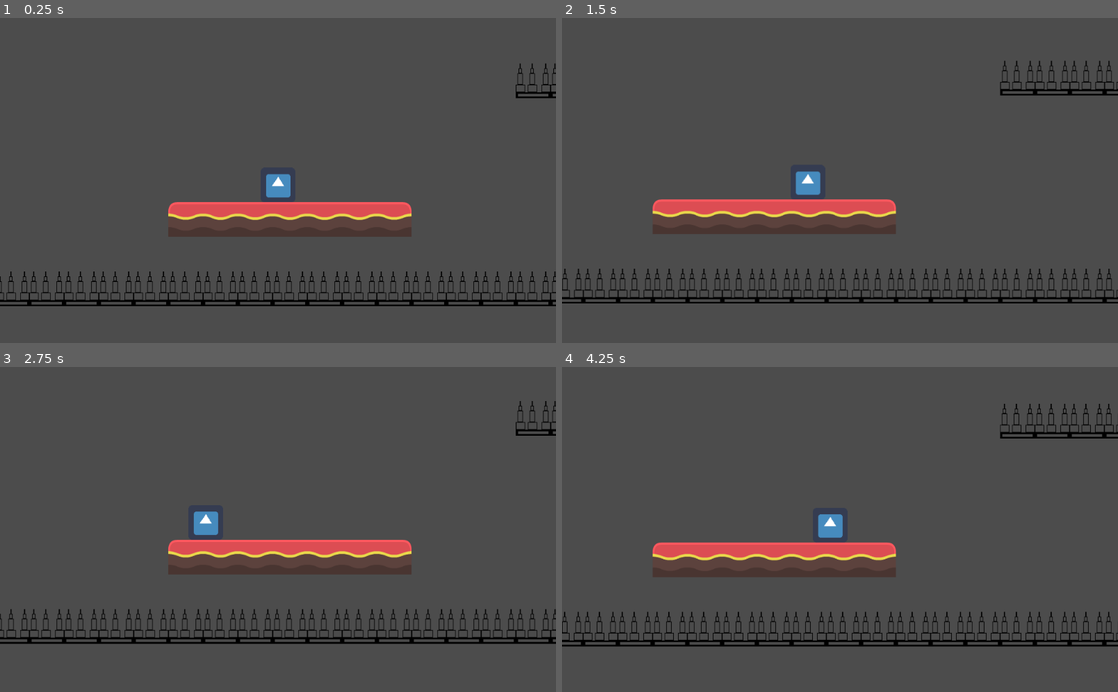
Above: before the commit, frames 1-4 (two rows, left to right).
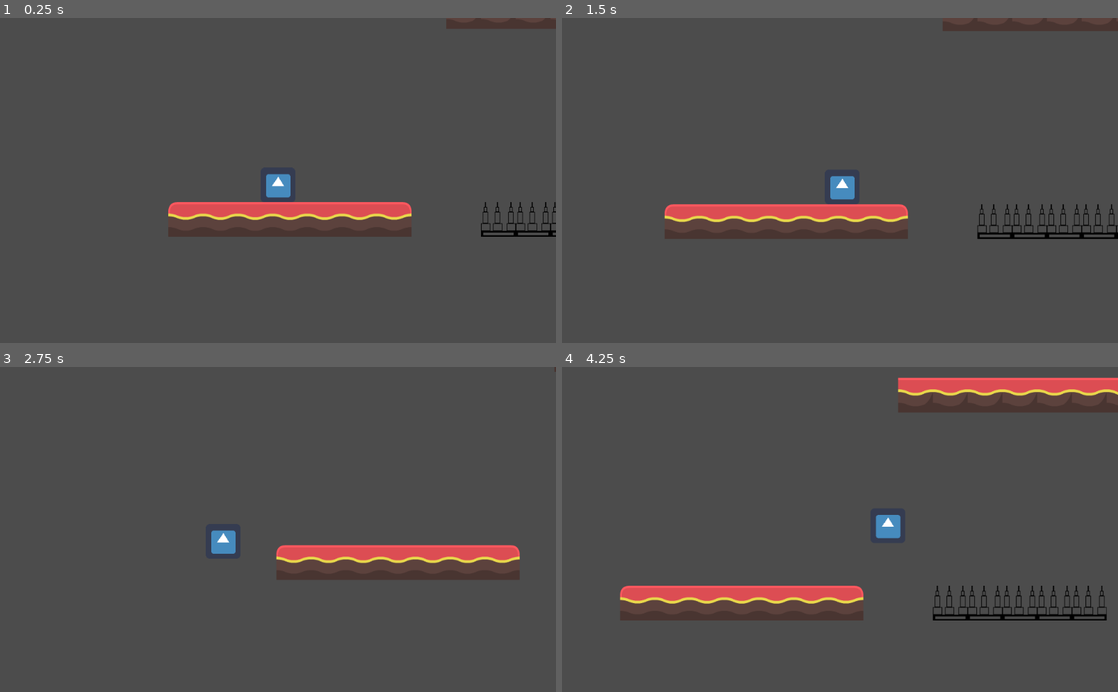
Above: after the commit, the same moments.

Repository: Lukas-VanDyke/Platformer-Prototype
Game: Godot game, scene res://Scenes/Room.tscn
Two runs of this game, one before a commit and one after it. Both use one fixed random seed, a clock stepped at 60 frames per second and the inputs below. The engine's default icon, where the game draws it, is replaced by a stand-in: a white triangle on a blue panel in a dark square.
Inputs (mouse positions are in pixels of both pictures, inside the frame that each line leads up to):
- Up to frame 1 (0.25 s): no input
- Up to frame 2 (1.5 s): move the mouse to (962, 164) at 0.52 s; hold D (right) from 0.53 s (still down); tap Space (space) at 0.6 s; move the mouse to (728, 196) at 1.27 s; click (728, 196) at 1.35 s
- Up to frame 3 (2.75 s): tap Space (space) at 1.55, 2.1 s; move the mouse to (333, 458) at 2.02 s; release D (right) at 2.03 s; hold A (left) from 2.03 s (still down)
- Up to frame 4 (4.25 s): move the mouse to (812, 594) at 2.77 s; release A (left) at 2.78 s; hold D (right) from 2.78 s (still down); tap Space (space) at 2.85, 3.8 s; move the mouse to (1006, 578) at 3.52 s; click (1006, 578) at 3.6 s

The runs differ from the first frame. In frame 1, 4.1% of the frame differs, in the area x 0-100%, y 0-89%; in frame 2, 8.2%; in frame 3, 8.1%; in frame 4, 14%, in the area x 0-100%, y 3-87%.

Commit message:
Removed nonsense moveandcollide code; figured out how to get the proper collsion with move and slide

Diff:
--- /dev/null
+++ b/src/Scenes/Gadgets/GrapplePin.tscn
@@ -0,0 +1,3 @@
+[gd_scene format=2]
+
+[node name="GrapplePin" type="PinJoint2D"]
--- a/src/Scenes/Room.tscn
+++ b/src/Scenes/Room.tscn
@@ -295,7 +295,7 @@
 collision_layer = 98
 collision_mask = 29
 format = 1
-tile_data = PoolIntArray( 524302, 0, 65539, 524303, 0, 2, 524304, 0, 2, 524305, 0, 2, 524306, 0, 2, 524307, 0, 65544, 655358, 0, 1, 655359, 0, 2, 589824, 0, 2, 589825, 0, 2, 589826, 0, 2, 589827, 0, 2, 589828, 0, 3, 589837, 0, 65539, 589838, 0, 131075, 589839, 0, 0, 589840, 0, 0, 589841, 0, 0, 589842, 0, 0 )
+tile_data = PoolIntArray( 196614, 0, 131078, 196615, 0, 131078, 196616, 0, 131078, 196617, 0, 131078, 196618, 0, 131078, 196619, 0, 131078, 196620, 0, 131078, 196621, 0, 131078, 524302, 0, 65543, 524303, 0, 2, 524304, 0, 2, 524305, 0, 2, 524306, 0, 2, 524307, 0, 65544, 655358, 0, 1, 655359, 0, 2, 589824, 0, 2, 589825, 0, 2, 589826, 0, 2, 589827, 0, 2, 589828, 0, 3, 589839, 0, 0, 589840, 0, 0, 589841, 0, 0, 589842, 0, 0 )
 __meta__ = {
 "_edit_lock_": true
 }
@@ -308,7 +308,7 @@
 collision_layer = 128
 collision_mask = 13
 format = 1
-tile_data = PoolIntArray( 327688, 0, 0, 327689, 0, 0, 327690, 0, 0, 327691, 0, 0, 327692, 0, 0, 327693, 0, 0, 327694, 0, 0, 327695, 0, 0, 327696, 0, 0, 327697, 0, 0, 327698, 0, 0, 327699, 0, 0, 327700, 0, 0, 327701, 0, 0, 327702, 0, 0, 393238, 0, 0, 458774, 0, 0, 524310, 0, 0, 589846, 0, 0, 655382, 0, 0, 786424, 0, 0, 786425, 0, 0, 786426, 0, 0, 786427, 0, 0, 786428, 0, 0, 786429, 0, 0, 786430, 0, 0, 786431, 0, 0, 720896, 0, 0, 720897, 0, 0, 720898, 0, 0, 720899, 0, 0, 720900, 0, 0, 720901, 0, 0, 720902, 0, 0, 720903, 0, 0, 720904, 0, 0, 720905, 0, 0, 720906, 0, 0, 720907, 0, 0, 720908, 0, 0, 720909, 0, 0, 720910, 0, 0, 720911, 0, 0, 720912, 0, 0, 720913, 0, 0, 720914, 0, 0, 720915, 0, 0, 720916, 0, 0, 720917, 0, 0, 720918, 0, 0 )
+tile_data = PoolIntArray( 589831, 0, 0, 589832, 0, 0, 589833, 0, 0, 589834, 0, 0, 589835, 0, 0 )
 __meta__ = {
 "_edit_lock_": true
 }
--- a/src/Scripts/PlayerController.gd
+++ b/src/Scripts/PlayerController.gd
@@ -2,6 +2,7 @@
 
 onready var grapplingHook = load("res://Scenes/Gadgets/GrapplingHook.tscn")
 onready var grappleLine = load("res://Scenes/Gadgets/GrappleLine.tscn")
+onready var grapplePin = load("res://Scenes/Gadgets/GrapplePin.tscn")
 
 export (int) var movementSpeed = 500
 export (int) var grapplingSpeed = 1000
@@ -22,6 +23,7 @@
 
 var hook
 var line
+var pin
 
 func _physics_process(delta):
 	if line != null:
@@ -55,28 +57,15 @@
 
 	get_input()
 	velocity.y += gravity * delta
+	if is_on_wall():
+		if velocity.y > wallSlideSpeed:
+			velocity.y = wallSlideSpeed
 
-	var collision = move_and_collide(velocity * delta)
-	if collision:
-		var normal = collision.normal
-		var remainder = collision.remainder
-		var horizontal_movement = abs(remainder.x)
-
-		velocity.y = Vector2(0, velocity.y).slide(normal).y
-
-		var remaining_movement = remainder.slide(normal)
-		remaining_movement = remaining_movement.normalized()
-		remaining_movement *= horizontal_movement
-		if (leftWall or rightWall) and velocity.y > 0:
-			remaining_movement /= 2
-		move_and_collide(remaining_movement)
-
-		SetColliders(normal)
-
+	velocity = move_and_slide(velocity, Vector2.UP)
+	for index in get_slide_count():
+		var collision = get_slide_collision(index)
 		if collision.collider.get_collision_layer() == 128:
 			get_parent().ResetPlayer()
-	else:
-		SetColliders(Vector2(0, 0))
 
 func SetColliders(normal):
 	floored = false
@@ -97,7 +86,7 @@
 		velocity.x -= movementSpeed
 	if Input.is_action_pressed("right"):
 		velocity.x += movementSpeed
-	if Input.is_action_just_pressed("space") and (floored or leftWall or rightWall):
+	if Input.is_action_just_pressed("space") and (is_on_floor() or is_on_wall()):
 		velocity.y = jumpSpeed
 	if Input.is_action_just_released("space"):
 		if velocity.y < 0:
